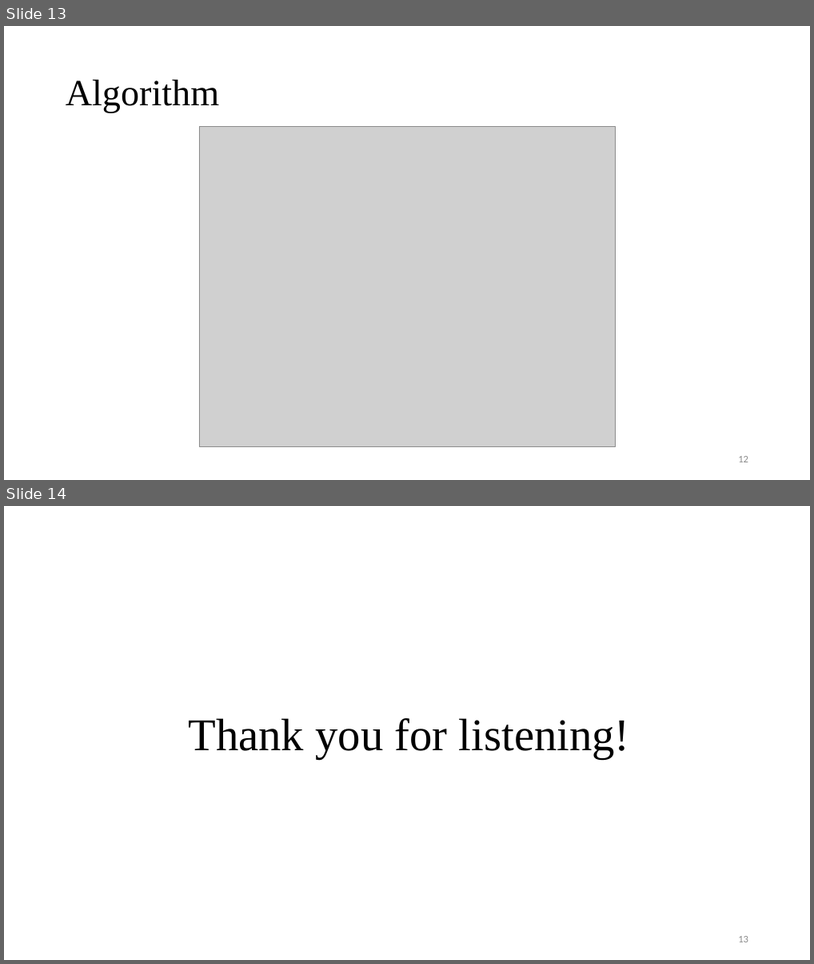
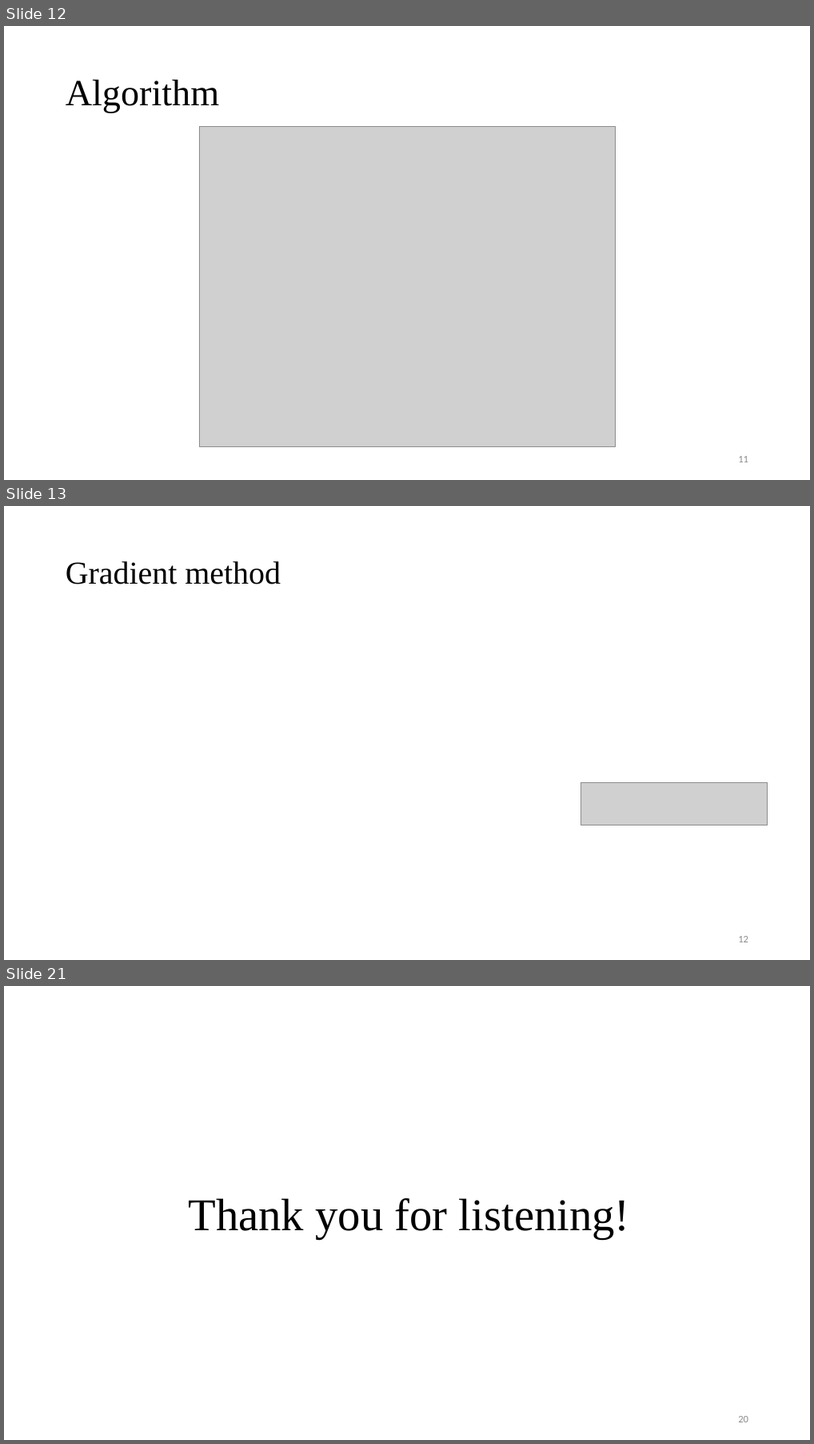
Before and after one commit to Pacific-Feng-Studuies/Studied-Papers, a slide deck: GM/Placement/Stronger Mixed-Size Placement Backbone Considering Second-Order Information/Stronger Mixed-Size Placement Backbone Considering Second-Order Information.pptx. Shown one above the other, each under a label of ours: slides 13 and 14 before the commit, slides 12, 13 and 21 after it; the slides between them are not shown. The pictures are 814x964 and 814x1444 pixels, drawn with LibreOffice and Linux fonts; fonts in the diff are those of the drawing; grey boxes stand for pictures. Boxes give left, top, right and bottom in pixels: in the first picture for what was removed or moved away, otherwise in the second. Text is boxed around its words. In the diff, an @@ line names an element or a change of style, - is before the commit and + after.

```diff
--- a/GM/Placement/Stronger Mixed-Size Placement Backbone Considering Second-Order Information/Stronger Mixed-Size Placement Backbone Considering Second-Order Information.pptx
+++ b/GM/Placement/Stronger Mixed-Size Placement Backbone Considering Second-Order Information/Stronger Mixed-Size Placement Backbone Considering Second-Order Information.pptx
@@ slide 13 added at <box>4,506,810,960</box>, background #FFFFFF @@
@@ title added at <box>66,561,281,584</box>, 38 pt, text #000000 @@
+Gradient method
@@ picture added at <box>581,782,768,825</box> @@
@@ page number added at <box>738,936,749,942</box>, 12 pt, text #8C8C8C @@
+12
@@ what was slide 13 is now slide 12 @@
@@ what was slide 14 is now slide 21 @@
@@ page number at <box>738,1416,749,1422</box>: text changed @@
-13
+20
```
Also in this commit, not shown: 7 slides changed, 6 other slides added.
